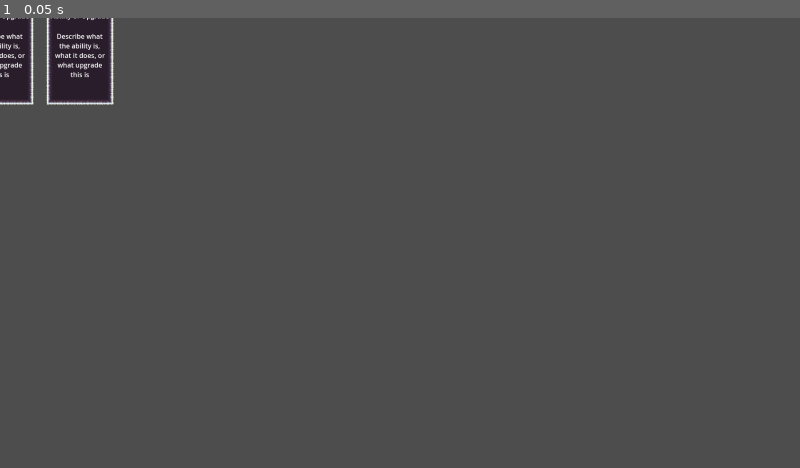
Above: before the commit, frame 1.
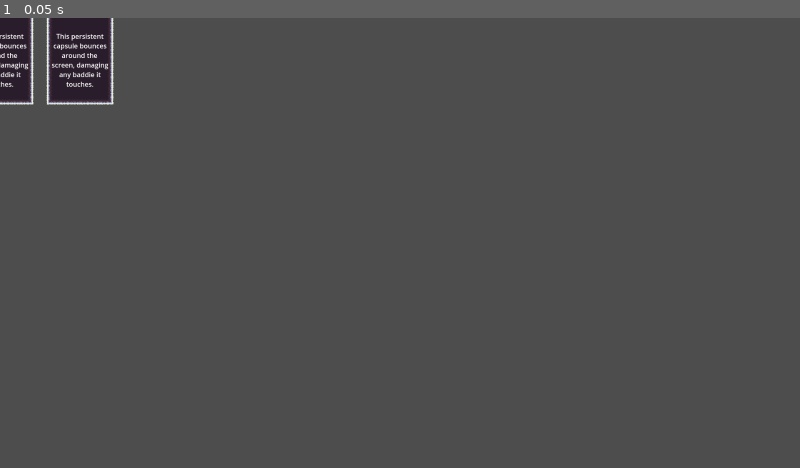
Above: after the commit, the same moment.

Repository: CadeXLegend/survivors-godot-game
Game: Godot game, scene res://upgrade_selection_gui.tscn
Two runs of this game, one before a commit and one after it. Both use one fixed random seed, a clock stepped at 60 frames per second and the inputs below. This scene is started directly instead of the project's main scene.
Inputs:
- Up to frame 1 (0.05 s): no input

The runs differ from the first frame. In frame 1, 0.4% of the frame differs, in the area x 0-14%, y 0-16%.

Commit message:
feat: added a new ability, improved some code, still have a LOT to do

Diff:
--- /dev/null
+++ b/entities/UI/option_gui.gd
@@ -0,0 +1,8 @@
+class_name OptionGUI
+extends Area2D
+
+@export var optionText: OptionText
+
+func update_text(title: String, description: String) -> void:
+	optionText.title.text = title
+	optionText.description.text = description
--- /dev/null
+++ b/entities/UI/option_text.gd
@@ -0,0 +1,5 @@
+class_name OptionText
+extends Control
+
+@export var title: RichTextLabel
+@export var description: RichTextLabel
--- a/entities/UI/upgrade_option_diagetic.tscn
+++ b/entities/UI/upgrade_option_diagetic.tscn
@@ -1,5 +1,6 @@
-[gd_scene load_steps=8 format=4 uid="uid://cdt6nmlaxwuwl"]
-
+[gd_scene load_steps=9 format=4 uid="uid://cdt6nmlaxwuwl"]
+
+[ext_resource type="Script" uid="uid://2624fxdscb1p" path="res://entities/UI/option_gui.gd" id="1_moxxn"]
 [ext_resource type="Texture2D" uid="uid://ce7qh4i2ak104" path="res://assets/tileset_mk_16_16_nature_tileset_godot.png" id="1_mqary"]
 [ext_resource type="PackedScene" uid="uid://d0iurveqtwmm0" path="res://entities/UI/upgrade_option_text.tscn" id="2_yat8g"]
 [ext_resource type="Texture2D" uid="uid://bjlavjltb3rh4" path="res://assets/Treasure/Treasure.png" id="3_yat8g"]
@@ -576,8 +577,10 @@
 [sub_resource type="TileSet" id="TileSet_sh5kw"]
 sources/0 = SubResource("TileSetAtlasSource_hrk1p")
 
-[node name="Option" type="Area2D"]
+[node name="Option" type="Area2D" node_paths=PackedStringArray("optionText")]
 process_mode = 2
+script = ExtResource("1_moxxn")
+optionText = NodePath("Graphics/Control")
 
 [node name="CollisionShape2D" type="CollisionShape2D" parent="."]
 process_mode = 2
--- a/entities/UI/upgrade_option_text.tscn
+++ b/entities/UI/upgrade_option_text.tscn
@@ -1,12 +1,17 @@
-[gd_scene format=3 uid="uid://d0iurveqtwmm0"]
+[gd_scene load_steps=2 format=3 uid="uid://d0iurveqtwmm0"]
 
-[node name="Control" type="Control"]
+[ext_resource type="Script" uid="uid://ba7o50kk3x8u3" path="res://entities/UI/option_text.gd" id="1_y7u3d"]
+
+[node name="Control" type="Control" node_paths=PackedStringArray("title", "description")]
 layout_mode = 3
 anchors_preset = 0
 offset_left = -72.0
 offset_top = -72.0
 offset_right = 72.0
 offset_bottom = 192.0
+script = ExtResource("1_y7u3d")
+title = NodePath("Title")
+description = NodePath("Description")
 
 [node name="Title" type="RichTextLabel" parent="."]
 layout_mode = 0
--- a/entities/characters/player.gd
+++ b/entities/characters/player.gd
@@ -12,14 +12,17 @@
 @onready var xpBar: ProgressBar = %XPBar
 @onready var levelLabel: Label = %LevelLabel
 
+var levelUpQueue: Array[Callable]
+
 func _ready():
 	stats = stats.duplicate(true)
 	stats.health.none_left.connect(on_health_none_left)
 	stats.health.modified.connect(on_health_changed)
+	stats.xp.full.connect(func(): levelUpQueue.push_back(level_up))
 	stats.xp.full.connect(on_experience_full)
 	stats.xp.maximum_increased.connect(func(): xpBar.max_value = stats.xp.maximum)
 	stats.xp.modified.connect(update_xp_bar)
-	stats.level.gained.connect(func(): levelLabel.text = str(stats.level.current as int))
+	stats.level.modified.connect(func(): levelLabel.text = str(stats.level.current as int))
 	xpBar.value = stats.xp.current
 	xpBar.min_value = stats.xp.minimum
 	xpBar.max_value = stats.xp.maximum
@@ -51,13 +54,22 @@
 		animationController.play_idle_animation()
 
 func on_experience_full() -> void:
+	if levelUpQueue.size() > 0:
+		if !get_tree().paused:
+			levelUpQueue.pop_back().call()
+			game_events_emitter.pause_game()
+
+func level_up():
 	stats.level.add(1)
 	stats.health.set_to(stats.health.maximum)
-	game_events_emitter.pause_game()
 
 func on_unpause_after_lvl_up():
 	stats.xp.increase_max(stats.level.current * 100 * 1.25)
 	stats.xp.remove(stats.xp.maximum)
+	stats.xp.add_from_overflow()
+
+	if levelUpQueue.size() > 0:
+		on_experience_full()
 
 func on_health_none_left() -> void:
 	animationController.play_death_animation()
--- a/entities/characters/player.tscn
+++ b/entities/characters/player.tscn
@@ -10,6 +10,7 @@
 radius = 6.66667
 
 [sub_resource type="SystemFont" id="SystemFont_b0wws"]
+subpixel_positioning = 0
 
 [sub_resource type="LabelSettings" id="LabelSettings_b0wws"]
 font = SubResource("SystemFont_b0wws")
@@ -176,8 +177,39 @@
 value = 100.0
 show_percentage = false
 
-[node name="TopCollider" type="Area2D" parent="."]
-
-[node name="CollisionShape2D" type="CollisionShape2D" parent="TopCollider"]
+[node name="BouncerBoundTop" type="StaticBody2D" parent="."]
+collision_layer = 8388608
+collision_mask = 0
+
+[node name="CollisionShape2D" type="CollisionShape2D" parent="BouncerBoundTop"]
 position = Vector2(0, -563.5)
 shape = SubResource("RectangleShape2D_b0wws")
+
+[node name="BouncerBoundBottom" type="StaticBody2D" parent="."]
+position = Vector2(0, 1127)
+collision_layer = 8388608
+collision_mask = 0
+
+[node name="CollisionShape2D" type="CollisionShape2D" parent="BouncerBoundBottom"]
+position = Vector2(0, -563.5)
+shape = SubResource("RectangleShape2D_b0wws")
+
+[node name="BouncerBoundLeft" type="StaticBody2D" parent="."]
+position = Vector2(432, 383)
+rotation = 1.5708
+collision_layer = 8388608
+collision_mask = 0
+
+[node name="CollisionShape2D" type="CollisionShape2D" parent="BouncerBoundLeft"]
+position = Vector2(-376, -553)
+shape = SubResource("RectangleShape2D_b0wws")
+
+[node name="BouncerBoundRight" type="StaticBody2D" parent="."]
+position = Vector2(-1534, 378)
+rotation = 1.5708
+collision_layer = 8388608
+collision_mask = 0
+
+[node name="CollisionShape2D" type="CollisionShape2D" parent="BouncerBoundRight"]
+position = Vector2(-376, -553)
+shape = SubResource("RectangleShape2D_b0wws")
--- a/project.godot
+++ b/project.godot
@@ -97,7 +97,7 @@
 
 [editor_plugins]
 
-enabled=PackedStringArray("res://addons/colorpicker_presets/plugin.cfg", "res://addons/fancy_folder_colors/plugin.cfg", "res://addons/polygon2d_tool/plugin.cfg", "res://addons/post_processing/plugin.cfg", "res://addons/worldmap_builder/plugin.cfg")
+enabled=PackedStringArray("res://addons/colorpicker_presets/plugin.cfg", "res://addons/fancy_folder_colors/plugin.cfg", "res://addons/polygon2d_tool/plugin.cfg", "res://addons/post_processing/plugin.cfg")
 
 [file_customization]
 
@@ -114,6 +114,7 @@
 
 Players="Group of all player nodes"
 GameEvents="group for game events emitter"
+Mobs=""
 
 [input]
 
--- a/resources/skill_trees/main_skill_tree.tres
+++ b/resources/skill_trees/main_skill_tree.tres
@@ -2,8 +2,8 @@
 
 [ext_resource type="Script" uid="uid://qbxilqkpwuin" path="res://scripts/skill_tree.gd" id="1_wb3qw"]
 [ext_resource type="Script" uid="uid://dicioy4mhmm01" path="res://scripts/skill.gd" id="2_lqcg7"]
-[ext_resource type="Resource" uid="uid://doyt2h2usy1so" path="res://resources/skills/circling_orb.tres" id="3_lqcg7"]
-[ext_resource type="Resource" uid="uid://bjx5lvp36aarx" path="res://resources/skills/bouncing_capsule.tres" id="4_e1p0h"]
+[ext_resource type="Resource" uid="uid://doyt2h2usy1so" path="res://resources/skills/circling_orb/circling_orb.tres" id="3_lqcg7"]
+[ext_resource type="Resource" uid="uid://bjx5lvp36aarx" path="res://resources/skills/bouncing_capsule/bouncing_capsule.tres" id="4_e1p0h"]
 
 [resource]
 script = ExtResource("1_wb3qw")
--- /dev/null
+++ b/resources/skills/bouncing_capsule/bouncing_capsule_stats.tres
@@ -0,0 +1,54 @@
+[gd_resource type="Resource" script_class="Stats" load_steps=10 format=3 uid="uid://yvn564b2m8fp"]
+
+[ext_resource type="Script" uid="uid://c0i41u05q0ixi" path="res://scripts/stats.gd" id="1_aeuon"]
+[ext_resource type="Script" uid="uid://b0jdpwn1bs00j" path="res://scripts/custom_signals/quantity/quantity.gd" id="1_bsgbn"]
+[ext_resource type="Script" uid="uid://dphokgvjqmpke" path="res://scripts/custom_signals/damager/damager.gd" id="2_3u14j"]
+
+[sub_resource type="Resource" id="Resource_7o5s8"]
+script = ExtResource("1_bsgbn")
+minimum = 0.0
+maximum = 2.0
+current = 2.0
+metadata/_custom_type_script = "uid://b0jdpwn1bs00j"
+
+[sub_resource type="Resource" id="Resource_fdxqo"]
+script = ExtResource("2_3u14j")
+metadata/_custom_type_script = "uid://dphokgvjqmpke"
+
+[sub_resource type="Resource" id="Resource_bsgbn"]
+script = ExtResource("1_bsgbn")
+minimum = 0.0
+maximum = 4.0
+current = 4.0
+metadata/_custom_type_script = "uid://b0jdpwn1bs00j"
+
+[sub_resource type="Resource" id="Resource_lcuxu"]
+script = ExtResource("1_bsgbn")
+minimum = 0.0
+maximum = 1.0
+current = 0.0
+metadata/_custom_type_script = "uid://b0jdpwn1bs00j"
+
+[sub_resource type="Resource" id="Resource_vp18i"]
+script = ExtResource("1_bsgbn")
+minimum = 0.0
+maximum = 800.0
+current = 800.0
+metadata/_custom_type_script = "uid://b0jdpwn1bs00j"
+
+[sub_resource type="Resource" id="Resource_vxl6a"]
+script = ExtResource("1_bsgbn")
+minimum = 0.0
+maximum = 1.0
+current = 0.0
+metadata/_custom_type_script = "uid://b0jdpwn1bs00j"
+
+[resource]
+script = ExtResource("1_aeuon")
+health = SubResource("Resource_bsgbn")
+damage = SubResource("Resource_7o5s8")
+damager = SubResource("Resource_fdxqo")
+movementSpeed = SubResource("Resource_vp18i")
+xp = SubResource("Resource_vxl6a")
+level = SubResource("Resource_lcuxu")
+metadata/_custom_type_script = "uid://c0i41u05q0ixi"
--- a/resources/skills/circling_orb.tres
+++ /dev/null
@@ -1,13 +0,0 @@
-[gd_resource type="Resource" script_class="Skill" load_steps=3 format=3 uid="uid://doyt2h2usy1so"]
-
-[ext_resource type="PackedScene" uid="uid://dycdu6qnqpnm3" path="res://scripts/mechanics/circling_orb/circling_orb.tscn" id="1_o460x"]
-[ext_resource type="Script" uid="uid://dicioy4mhmm01" path="res://scripts/skill.gd" id="1_vawq5"]
-
-[resource]
-script = ExtResource("1_vawq5")
-entity = ExtResource("1_o460x")
-name = "Circling Orb"
-description = "An evolving skill that starts as a single humble orb, and ends up with a maximum of 8 orbs circling the player.
-
-Orbs proc *Knockback* on-hit."
-metadata/_custom_type_script = "uid://dicioy4mhmm01"
--- /dev/null
+++ b/resources/skills/circling_orb/circling_orb.tres
@@ -0,0 +1,11 @@
+[gd_resource type="Resource" script_class="Skill" load_steps=3 format=3 uid="uid://doyt2h2usy1so"]
+
+[ext_resource type="PackedScene" uid="uid://dycdu6qnqpnm3" path="res://scripts/mechanics/circling_orb/circling_orb.tscn" id="1_mca1b"]
+[ext_resource type="Script" uid="uid://dicioy4mhmm01" path="res://scripts/skill.gd" id="2_q1ofh"]
+
+[resource]
+script = ExtResource("2_q1ofh")
+entity = ExtResource("1_mca1b")
+name = "Circling Orb"
+description = "Orbs circle the player, damaging and knocking back enemies."
+metadata/_custom_type_script = "uid://dicioy4mhmm01"
--- a/scripts/custom_signals/quantity/quantity.gd
+++ b/scripts/custom_signals/quantity/quantity.gd
@@ -5,6 +5,9 @@
 @export var minimum: float = 0.0
 @export var maximum: float = 0.0
 @export var current: float = 0.0
+# an optional parameter that allows for the overflow diff from maximum
+# to be stored and used later, very useful!
+var overflow: float = 0.0
 
 # these are the core events correlated to any given quantity
 signal gained
@@ -14,19 +17,36 @@
 signal full
 signal maximum_increased
 signal maximum_decreased
+signal overflow_cleared
+signal overflow_added
 
 # these are the core functions used to control the quantity
 # which then also correlate to the emitting of related events
-func add(value: float) -> void:
-	current += value
-	if current > maximum:
-		current = maximum
+func add(value: float, storeOverflow: bool = false) -> void:
+	if value == 0:
+		return
+
+	var tenative_value = current + value
+
+	if tenative_value == maximum:
+		current = tenative_value
 		full.emit()
 
+	if tenative_value > maximum:
+		if storeOverflow:
+			overflow += tenative_value - maximum
+			overflow_added.emit()
+		tenative_value = maximum
+		full.emit()
+
+	current = tenative_value
 	modified.emit()
 	gained.emit()
 
 func remove(value: float) -> void:
+	if value == 0:
+		return
+
 	current -= value
 	modified.emit()
 	lost.emit()
@@ -48,3 +68,17 @@
 func decrease_max(value: float) -> void:
 	maximum -= value
 	maximum_decreased.emit()
+
+func add_from_overflow() -> void:
+	if overflow <= 0:
+		return
+
+	if overflow < maximum:
+		add(overflow)
+		clear_overflow()
+	if overflow > maximum:
+		add(overflow)
+
+func clear_overflow() -> void:
+	overflow = 0
+	overflow_cleared.emit()
--- a/scripts/game_world_entity_tracker.gd
+++ b/scripts/game_world_entity_tracker.gd
@@ -1,3 +1,16 @@
 extends Node
 
 @onready var player: Player = get_tree().get_first_node_in_group("Players")
+
+func enemies() -> Array[Node]:
+	return get_tree().get_nodes_in_group("Mobs")
+
+func find_nearest_enemy(ref: Node2D) -> Node2D:
+	var nearest = null
+	var min_distance = INF
+	for body in enemies():
+		var distance = ref.global_position.distance_to(body.global_position)
+		if distance < min_distance:
+			min_distance = distance
+			nearest = body
+	return nearest
--- /dev/null
+++ b/scripts/mechanics/Bouncer Capsule/bouncer_capsule.gd
@@ -0,0 +1,58 @@
+class_name BouncerCapsule
+extends Node2D
+
+@export var stats: Stats
+@export var child: RigidBody2D
+@export var timer: Timer
+@export var damageTimer: Timer
+var direction: Vector2 = Vector2(0, 0)
+
+var isDisabled: bool = true
+var canTakeDamage: bool = true
+
+func _ready() -> void:
+	stats = stats.duplicate(true)
+	direction = Vector2(stats.movementSpeed.current, 0)
+	stats.health.none_left.connect(reset)
+	reset()
+
+func reset():
+	stats.health.set_to(stats.health.maximum)
+	child.global_position = entity_tracker.player.global_position
+	isDisabled = true
+	game_state_responder.disable_self_and_physics(child)
+	timer.start()
+
+func _physics_process(delta: float) -> void:
+	if isDisabled:
+		return
+
+	var point = direction * stats.movementSpeed.current * delta
+	#child.angular_velocity = 45
+	var collision = child.move_and_collide(point)
+	child.look_at(-point)
+	if collision:
+		if canTakeDamage:
+			stats.health.remove(1)
+			canTakeDamage = false
+			damageTimer.start()
+		choose_target()
+
+func choose_target():
+	var chosenEnemy = entity_tracker.find_nearest_enemy(self)
+	direction = child.global_position.direction_to(chosenEnemy.global_position)
+
+func _on_timer_timeout() -> void:
+	game_state_responder.enable_self_and_physics(child)
+	isDisabled = false
+	choose_target()
+	timer.stop()
+
+func _on_area_2d_body_entered(body: Node2D) -> void:
+	if body is Slime:
+		stats.damager.deal_damage(stats.damage.current, body)
+		stats.xp.add(1)
+
+func _on_damage_timer_timeout() -> void:
+	canTakeDamage = true
+	damageTimer.stop()
--- a/scripts/mechanics/Bouncer Capsule/bouncer_capsule.tscn
+++ b/scripts/mechanics/Bouncer Capsule/bouncer_capsule.tscn
@@ -1,20 +1,53 @@
-[gd_scene load_steps=4 format=3 uid="uid://bsvimk5rhpjje"]
+[gd_scene load_steps=7 format=3 uid="uid://bsvimk5rhpjje"]
 
-[ext_resource type="Texture2D" uid="uid://u4qe7phup2lo" path="res://assets/coins-chests-etc-2-0-noborders.png" id="1_uytwp"]
+[ext_resource type="Script" uid="uid://biwmiy41tfxaf" path="res://scripts/mechanics/Bouncer Capsule/bouncer_capsule.gd" id="1_pujbt"]
+[ext_resource type="Resource" uid="uid://yvn564b2m8fp" path="res://resources/skills/bouncing_capsule/bouncing_capsule_stats.tres" id="2_1tfyr"]
+[ext_resource type="Texture2D" uid="uid://de2hn2e4hy47n" path="res://assets/32rogues/items.png" id="3_1tfyr"]
 
 [sub_resource type="CapsuleShape2D" id="CapsuleShape2D_pujbt"]
 radius = 9.0
 
 [sub_resource type="AtlasTexture" id="AtlasTexture_1tfyr"]
-atlas = ExtResource("1_uytwp")
-region = Rect2(687, 576, 16, 16)
+atlas = ExtResource("3_1tfyr")
+region = Rect2(128, 96, 32, 32)
 
-[node name="BouncerCapsule" type="RigidBody2D"]
+[sub_resource type="CapsuleShape2D" id="CapsuleShape2D_1tfyr"]
+radius = 18.0
+height = 68.0
+
+[node name="Bouncer" type="Node2D" node_paths=PackedStringArray("child", "timer", "damageTimer")]
+script = ExtResource("1_pujbt")
+stats = ExtResource("2_1tfyr")
+child = NodePath("Rigidbody2D")
+timer = NodePath("Timer")
+damageTimer = NodePath("DamageTimer")
+
+[node name="Rigidbody2D" type="RigidBody2D" parent="."]
 collision_layer = 8388608
+collision_mask = 8388608
+gravity_scale = 0.0
+
+[node name="CollisionShape2D" type="CollisionShape2D" parent="Rigidbody2D"]
+shape = SubResource("CapsuleShape2D_pujbt")
+
+[node name="Sprite2D" type="Sprite2D" parent="Rigidbody2D"]
+position = Vector2(-1, -2)
+scale = Vector2(1.875, 2.0625)
+texture = SubResource("AtlasTexture_1tfyr")
+
+[node name="Area2D" type="Area2D" parent="Rigidbody2D"]
+collision_layer = 2
 collision_mask = 2
 
-[node name="CollisionShape2D" type="CollisionShape2D" parent="."]
-shape = SubResource("CapsuleShape2D_pujbt")
+[node name="CollisionShape2D" type="CollisionShape2D" parent="Rigidbody2D/Area2D"]
+shape = SubResource("CapsuleShape2D_1tfyr")
 
-[node name="Sprite2D" type="Sprite2D" parent="."]
-texture = SubResource("AtlasTexture_1tfyr")
+[node name="Timer" type="Timer" parent="."]
+wait_time = 3.0
+
+[node name="DamageTimer" type="Timer" parent="."]
+wait_time = 0.5
+
+[connection signal="body_entered" from="Rigidbody2D/Area2D" to="." method="_on_area_2d_body_entered"]
+[connection signal="timeout" from="Timer" to="." method="_on_timer_timeout"]
+[connection signal="timeout" from="DamageTimer" to="." method="_on_damage_timer_timeout"]
--- a/scripts/mechanics/Bullet.tscn
+++ b/scripts/mechanics/Bullet.tscn
@@ -2,7 +2,7 @@
 
 [ext_resource type="Script" uid="uid://ckl6r6ap02gg4" path="res://scripts/mechanics/bullet.gd" id="1_4s4u5"]
 [ext_resource type="Texture2D" uid="uid://cvmbm3sxj85fm" path="res://assets/smoke_explosion/circle_32.png" id="2_4s4u5"]
-[ext_resource type="Resource" uid="uid://cvcur1qibp73k" path="res://resources/abilities/staff_basic_attack.tres" id="2_tn5wh"]
+[ext_resource type="Resource" uid="uid://cvcur1qibp73k" path="res://resources/skills/staff_basic_attack.tres" id="2_tn5wh"]
 
 [sub_resource type="CircleShape2D" id="CircleShape2D_x3e43"]
 radius = 16.0
--- a/scripts/mechanics/circling_orb/circling_orb.tscn
+++ b/scripts/mechanics/circling_orb/circling_orb.tscn
@@ -1,7 +1,7 @@
 [gd_scene load_steps=7 format=3 uid="uid://dycdu6qnqpnm3"]
 
 [ext_resource type="Script" uid="uid://cmw4lpixwe0bc" path="res://scripts/mechanics/circling_orb/circling_orb.gd" id="1_fd1a6"]
-[ext_resource type="Resource" uid="uid://c3n64adan2120" path="res://resources/abilities/circling_orbs.tres" id="2_54h6o"]
+[ext_resource type="Resource" uid="uid://c3n64adan2120" path="res://resources/skills/circling_orb/circling_orbs_stats.tres" id="2_54h6o"]
 [ext_resource type="Texture2D" uid="uid://bjlavjltb3rh4" path="res://assets/Treasure/Treasure.png" id="2_l2vj5"]
 
 [sub_resource type="AtlasTexture" id="AtlasTexture_pre3g"]
--- a/scripts/mechanics/drops/coin/coin.gd
+++ b/scripts/mechanics/drops/coin/coin.gd
@@ -20,7 +20,7 @@
 func _on_area_2d_body_entered(body: Node2D) -> void:
 	if body is Player:
 		queue_free()
-		body.stats.xp.add(25)
+		body.stats.xp.add(25, true)
 
 func magnetise():
 	isMagnetised = true
--- a/scripts/mechanics/spawning/spawner_outside_view.gd
+++ b/scripts/mechanics/spawning/spawner_outside_view.gd
@@ -6,7 +6,11 @@
 
 func spawn_mob():
 	spawnPath.progress_ratio = randf()
-	game_state_responder.spawn(mob).at(spawnPath.global_position).as_child_of(currentScene).create()
+	game_state_responder.spawn(mob) \
+						.at(spawnPath.global_position) \
+						.as_child_of(currentScene) \
+						.in_group("Mobs") \
+						.create()
 
 func _on_timer_timeout() -> void:
 	spawn_mob()
--- a/upgrade_selection_gui.gd
+++ b/upgrade_selection_gui.gd
@@ -1,40 +1,51 @@
 extends Node2D
 
-@export var abilitiesDroptable: Droptable
+@export var skills_tree: Skill_Tree
+@export var options: Array[OptionGUI]
 
-var inOption1: bool = false
-var inOption2: bool = false
-var inOption3: bool = false
+var chosenSkills: Array[Skill]
+
+var current_option: int = 0
+
+var rng = RandomNumberGenerator.new()
 
 func _ready():
 	game_events_emitter.game_unpaused.connect(func(): queue_free())
+	chosenSkills = [
+		skills_tree.skills.pick_random(),
+		skills_tree.skills.pick_random(),
+		skills_tree.skills.pick_random()
+	]
+	for i in 3:
+		options[i].update_text(chosenSkills[i].name, chosenSkills[i].description)
 
 func _physics_process(_delta: float) -> void:
-	if inOption1 || inOption2 || inOption3:
+	if current_option > 0:
 		choose_option()
 
 func choose_option():
 	if Input.is_action_pressed("interact"):
-		abilitiesDroptable.drop_chosen(0, entity_tracker.player)
+		var entity = chosenSkills[current_option - 1].entity
+		game_state_responder.spawn(entity).as_child_of(entity_tracker.player).create()
 		game_events_emitter.unpause_game()
 
 func _on_option_1_body_entered(_body: Node2D) -> void:
-	inOption1 = true
+	current_option = 1
 	choose_option()
 
 func _on_option_2_body_entered(_body: Node2D) -> void:
-	inOption2 = true
+	current_option = 2
 	choose_option()
 
 func _on_option_3_body_entered(_body: Node2D) -> void:
-	inOption3 = true
+	current_option = 3
 	choose_option()
 
 func _on_option_1_body_exited(_body: Node2D) -> void:
-	inOption1 = false
+	current_option = 0
 
 func _on_option_2_body_exited(_body: Node2D) -> void:
-	inOption2 = false
+	current_option = 0
 
 func _on_option_3_body_exited(_body: Node2D) -> void:
-	inOption3 = false
+	current_option = 0
--- a/upgrade_selection_gui.tscn
+++ b/upgrade_selection_gui.tscn
@@ -2,12 +2,13 @@
 
 [ext_resource type="PackedScene" uid="uid://cdt6nmlaxwuwl" path="res://entities/UI/upgrade_option_diagetic.tscn" id="1_hrk1p"]
 [ext_resource type="Script" uid="uid://8gy4h3t4gyl6" path="res://upgrade_selection_gui.gd" id="1_sh5kw"]
-[ext_resource type="Resource" uid="uid://c1kor1i6lxq5o" path="res://resources/abilities_droptable.tres" id="2_sh5kw"]
+[ext_resource type="Resource" uid="uid://bu8tkxlqp6xwg" path="res://resources/skill_trees/main_skill_tree.tres" id="2_sh5kw"]
 
-[node name="Upgrade_Selection_GUI" type="Node2D"]
+[node name="Upgrade_Selection_GUI" type="Node2D" node_paths=PackedStringArray("options")]
 process_mode = 2
 script = ExtResource("1_sh5kw")
-abilitiesDroptable = ExtResource("2_sh5kw")
+skills_tree = ExtResource("2_sh5kw")
+options = [NodePath("Option1"), NodePath("Option2"), NodePath("Option3")]
 
 [node name="Option1" parent="." instance=ExtResource("1_hrk1p")]
 position = Vector2(-192, 0)
Not shown, added: entities/UI/option_gui.gd.uid
Not shown, added: entities/UI/option_text.gd.uid
Renamed: resources/skills/bouncing_capsule.tres -> resources/skills/bouncing_capsule/bouncing_capsule.tres
Renamed: resources/abilities/circling_orbs.tres -> resources/skills/circling_orb/circling_orbs_stats.tres
Renamed: resources/abilities/staff_basic_attack.tres -> resources/skills/staff_basic_attack.tres
Not shown, added: scripts/mechanics/Bouncer Capsule/bouncer_capsule.gd.uid
